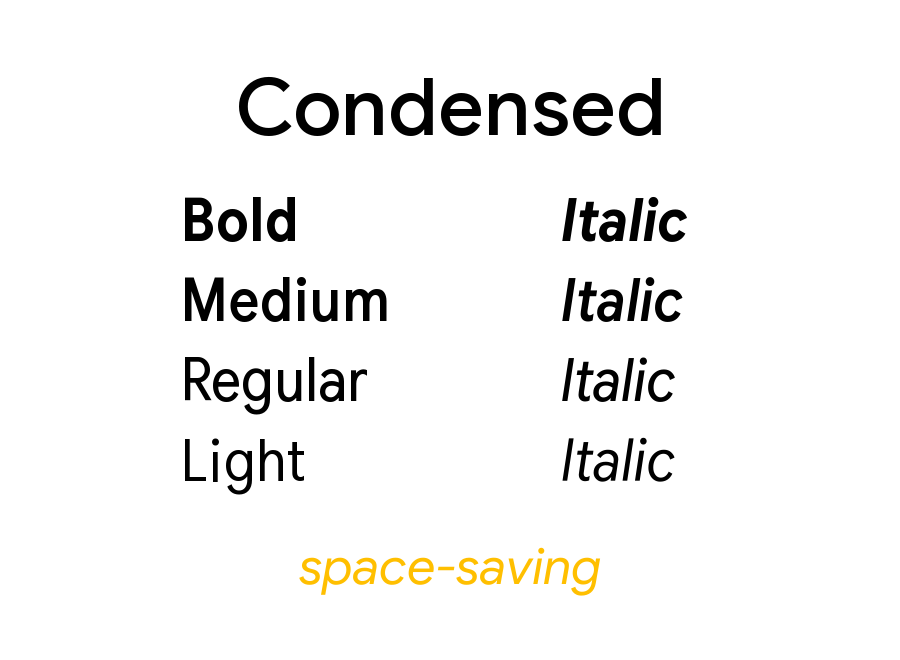
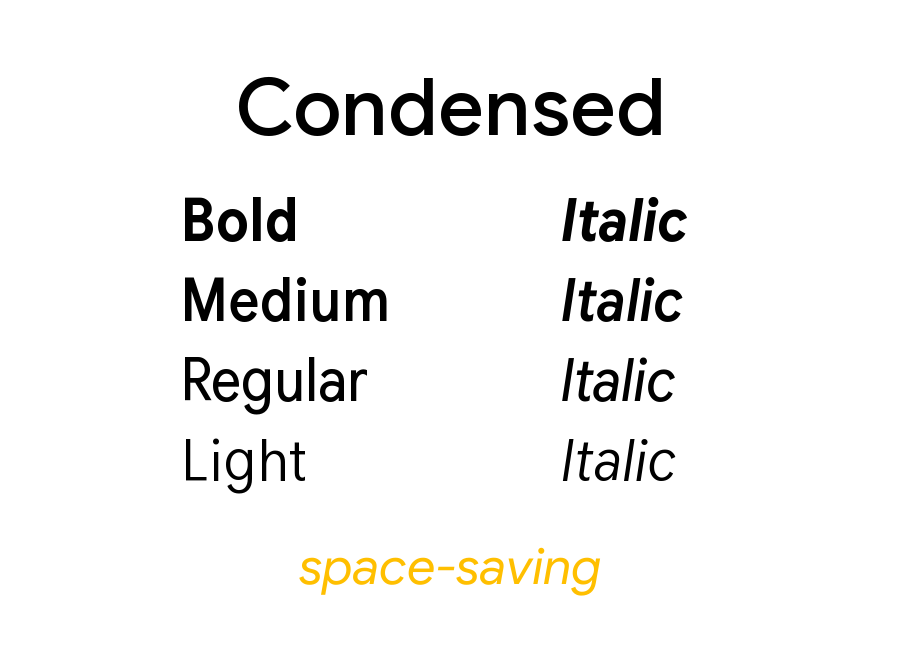
Layers edited between the first and the second 900x660 image:
painted on "Italic #3" over [562, 437, 676, 482]
painted on "Light" over [185, 438, 305, 495]
